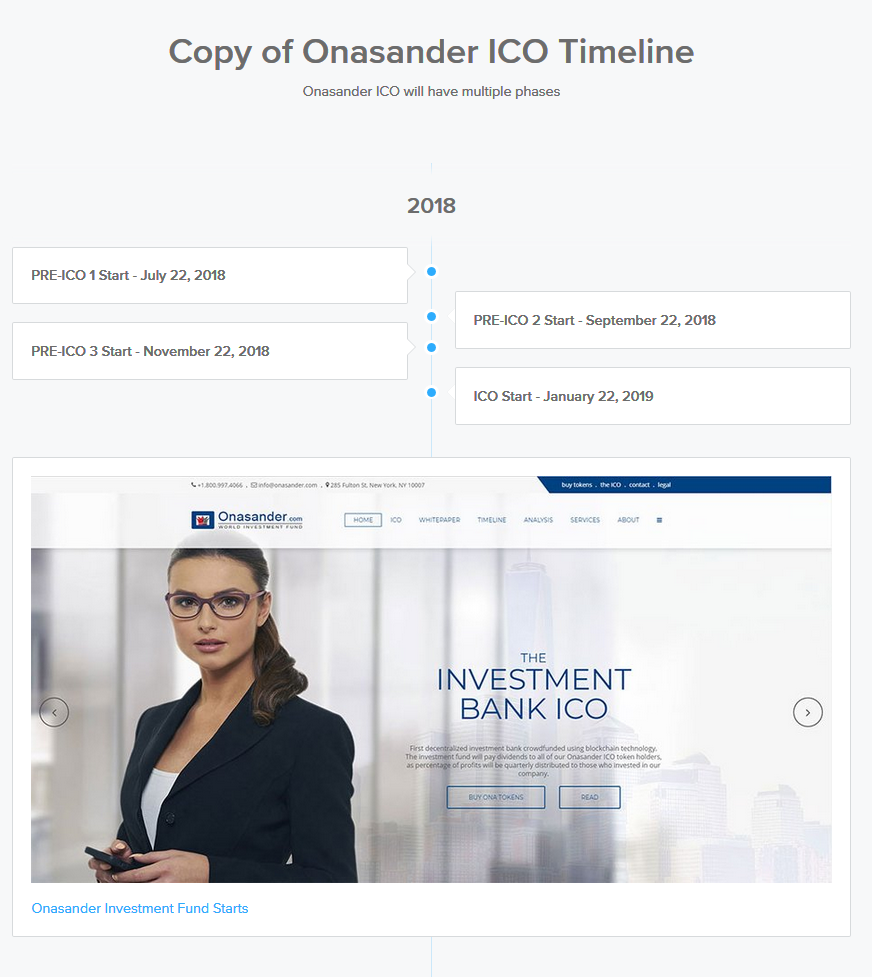
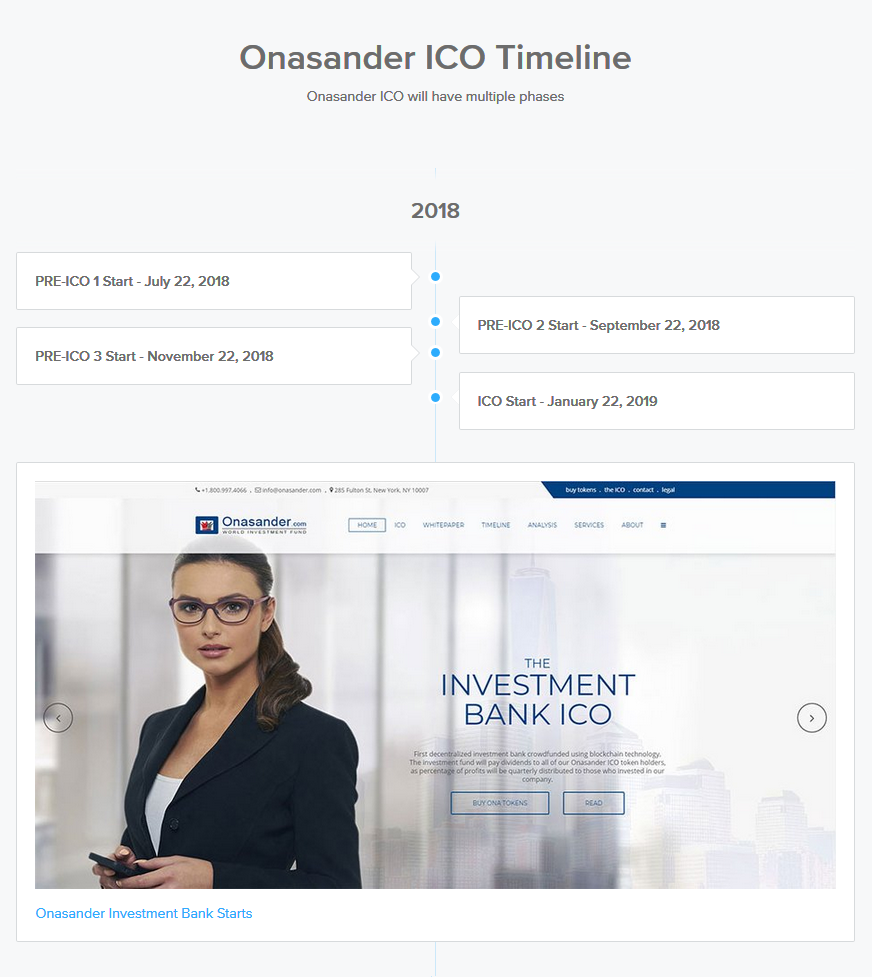
Layer changes from the first 872×977 image to the second:
added layer "Layer 3" above "Layer 2" over [12, 38, 855, 976]
